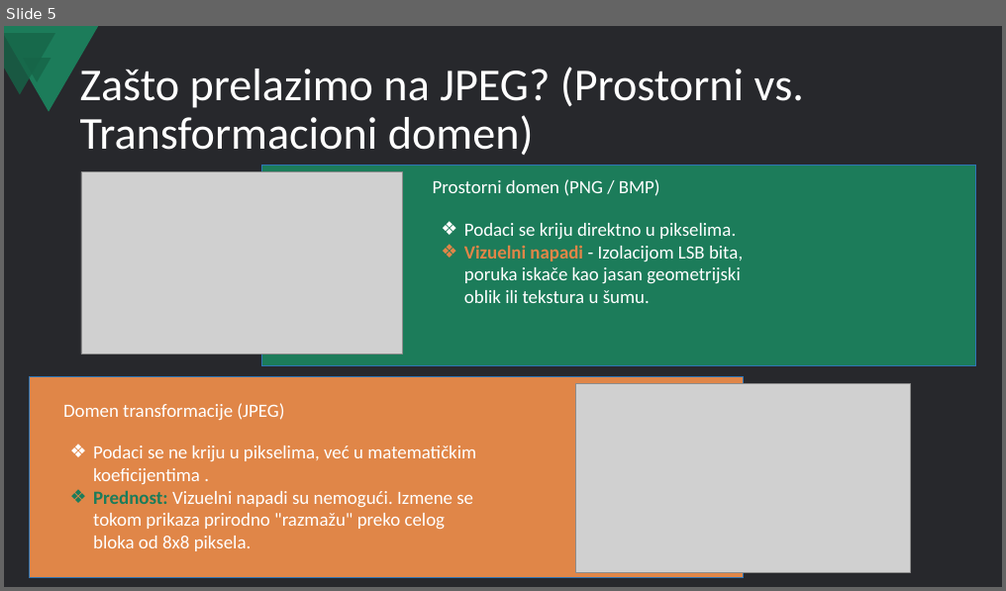
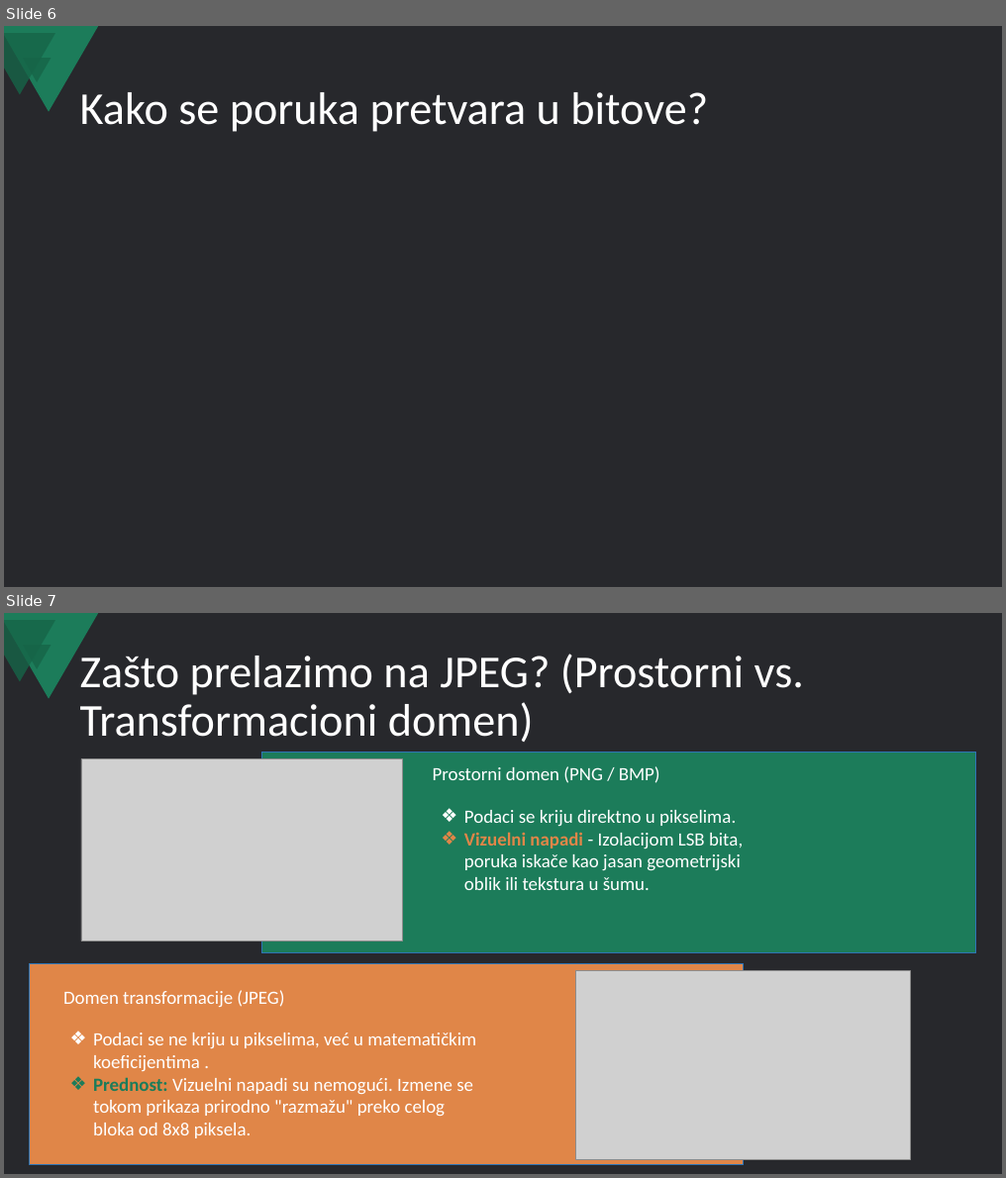
Before and after one commit to nikolasa004/Cybersecurity-Project, a slide deck: Steganography/Steganografija i LSB skrivanje poruka u slikama.pptx. Shown one above the other, each under a label of ours: slide 5 before the commit, slides 6 and 7 after it. The pictures are 1006x591 and 1006x1178 pixels, drawn with LibreOffice and Linux fonts; fonts in the diff are those of the drawing; grey boxes stand for pictures. Boxes give left, top, right and bottom in pixels: in the first picture for what was removed or moved away, otherwise in the second. Text is boxed around its words. In the diff, an @@ line names an element or a change of style, - is before the commit and + after.

```diff
--- a/Steganography/Steganografija i LSB skrivanje poruka u slikama.pptx
+++ b/Steganography/Steganografija i LSB skrivanje poruka u slikama.pptx
@@ slide 6 added at bbox=[4, 26, 1002, 587], background #27282C; not listed: 3 template elements that a slide beside it also shows @@
@@ title added at bbox=[80, 92, 708, 132], 44 pt, text #FFFFFF @@
+Kako se poruka pretvara u bitove?
@@ what was slide 5 is now slide 7 @@
```
Also in this commit, not shown: 1 other slide added, 7 other files.
